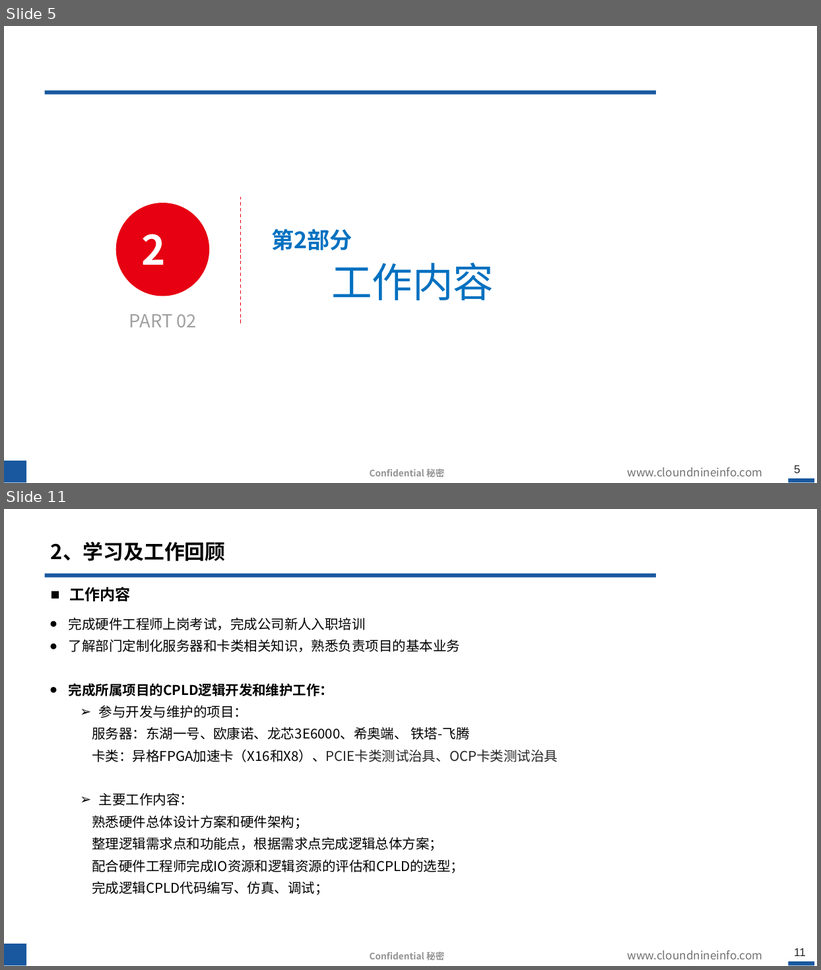
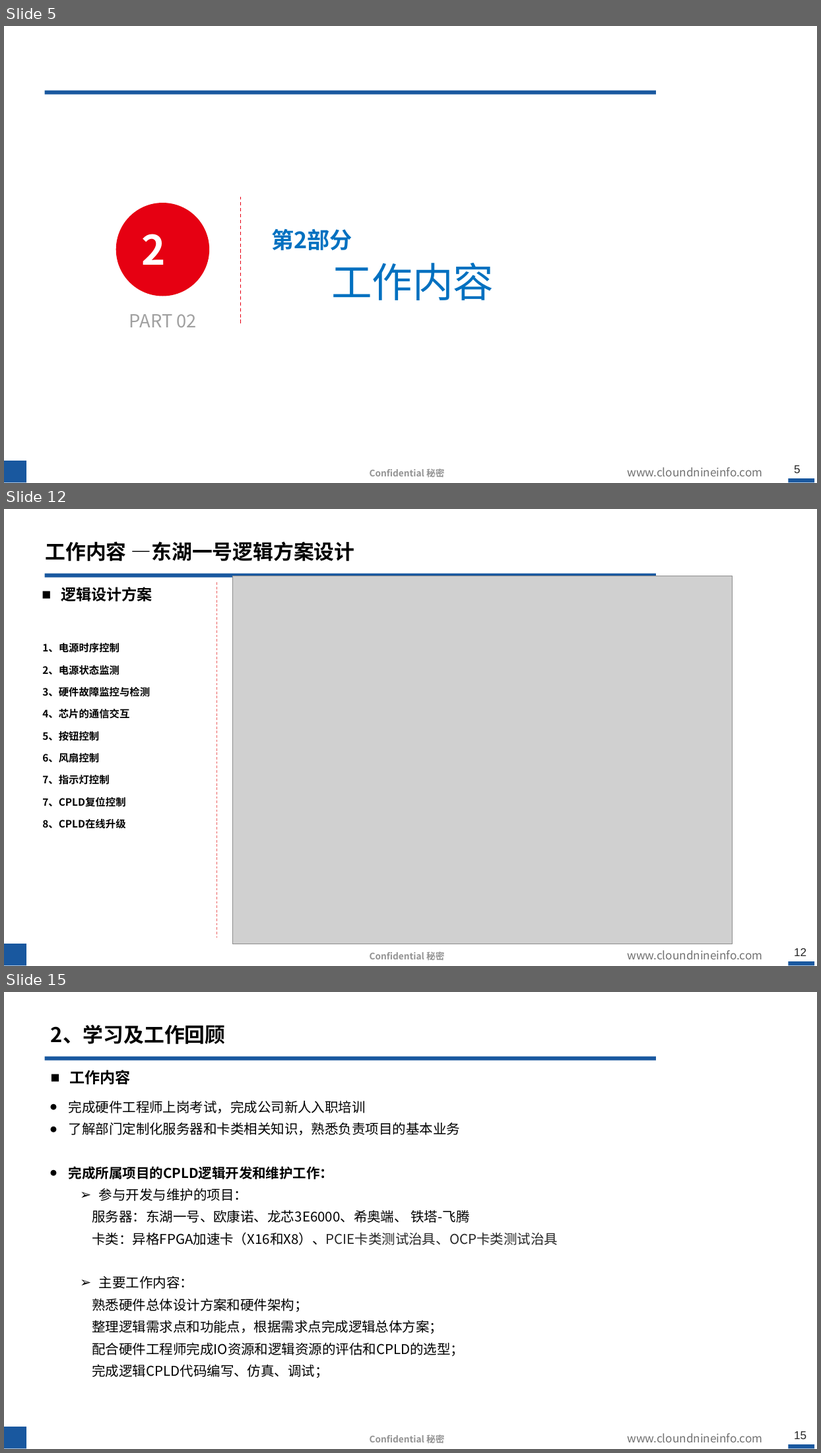
Before and after one commit to hahada-998/Tieta_code, a slide deck: 转正答辩.pptx. Shown one above the other, each under a label of ours: slides 5 and 11 before the commit, slides 5, 12 and 15 after it; the slides between them are not shown. The pictures are 821x970 and 821x1453 pixels, drawn with LibreOffice and Linux fonts; fonts in the diff are those of the drawing; grey boxes stand for pictures; background and template pictures are left out. Boxes give left, top, right and bottom in pixels: in the first picture for what was removed or moved away, otherwise in the second. Text is boxed around its words. In the diff, an @@ line names an element or a change of style, - is before the commit and + after.

```diff
--- a/转正答辩.pptx
+++ b/转正答辩.pptx
@@ slide 12 added at bbox=[4, 509, 817, 966], background #FFFFFF; not listed: 6 template elements that a slide beside it also shows @@
@@ title added at bbox=[46, 541, 355, 561], 24 pt, text #000000, bold @@
+工作内容 —东湖一号逻辑方案设计
@@ text added at bbox=[61, 587, 152, 601], 18 pt, text #000000, bold @@
+■ 逻辑设计方案
@@ line added from (217, 582) to (217, 938), #EB6161 0.75 pt dashed @@
@@ picture added at bbox=[233, 576, 733, 944] @@
@@ text added at bbox=[42, 643, 150, 829], 12 pt, text #000000, bold @@
+  1、电源时序控制
+  2、电源状态监测
+  3、硬件故障监控与检测
+  4、芯片的通信交互
+  5、按钮控制
+  6、风扇控制
+  7、指示灯控制
+  7、CPLD复位控制
+  8、CPLD在线升级
@@ what was slide 11 is now slide 15 @@
@@ page number at bbox=[794, 1432, 807, 1439]: text changed @@
-11
+15
```
Also in this commit, not shown: 5 slides changed, 3 other slides added, 1 other file.
